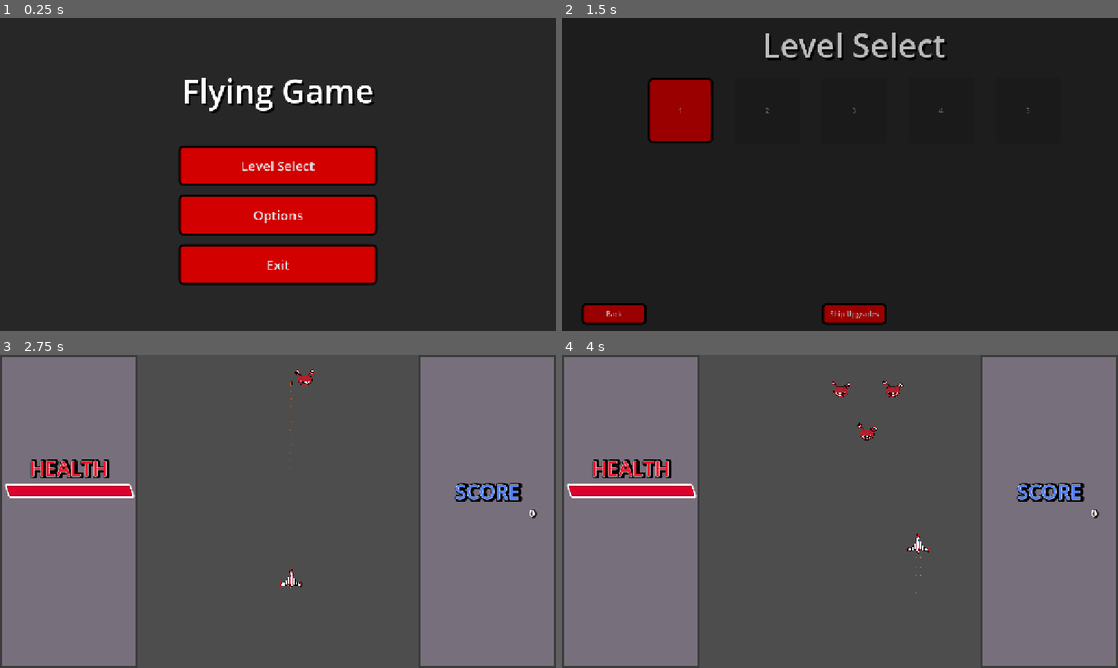
Above: before the commit, frames 1-4 (two rows, left to right).
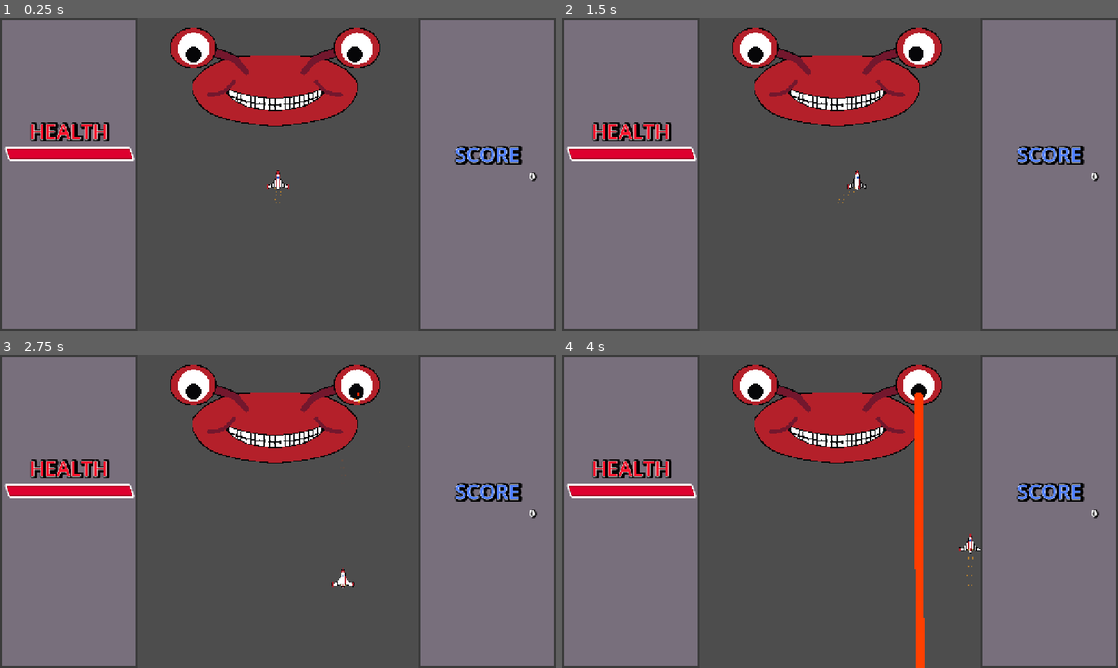
Above: after the commit, the same moments.

Repository: Mast177/FlyingGameRepo
Game: Godot game, scene res://Scenes/Levels/TestWorld.tscn
Same seed, same stepped clock (60 frames per second), same inputs: the game is played once before the commit and once after it. Before the commit the project starts from res://Scenes/Menus/main_menu.tscn.
Inputs (mouse positions are in pixels of both pictures, inside the frame that each line leads up to):
- Up to frame 1 (0.25 s): no input
- Up to frame 2 (1.5 s): click (840, 165) at 0.5 s, where only the run before the commit has a clickable "Level Select"; tap Enter at 1.25 s; hold D (Move_Right) from 1.28 s (still down); tap T at 1.35 s
- Up to frame 3 (2.75 s): release D (Move_Right) at 2.03 s; hold S (Move_Down) from 2.03 s (still down); tap Space (Shoot) at 2.1 s; tap T at 2.3 s
- Up to frame 4 (4 s): release S (Move_Down) at 2.78 s; hold D (Move_Right) 2.78-3.53 s; tap T at 2.85, 3.6 s; hold W (Move_Up) from 3.53 s (still down)

The runs differ from the first frame. In frame 1, 98% of the frame differs, in the area x 0-100%, y 0-100%; in frame 2, 99%; in frame 3, 7.7%; in frame 4, 8.9%.

Commit message:
Boss 1 Prototyping
Implemented a boss 1 prototype.
Includes:
- boss' eye tracking player position
- beam attack (particles, hit detection, line visual, sfx)

Diff:
--- /dev/null
+++ b/Assets/Scripts/EnemyScripts/eye_right.gd
@@ -0,0 +1,22 @@
+extends Sprite2D
+
+@export var rotation_speed := 0.2 	##The speed at which the enemy is allowed to rotate
+@export var rotation_time := 0.1	##The amount of time which the enemy must take to turn to the player
+
+
+@onready var player : CharacterBody2D
+@onready var enable_eye_rotate := true
+@export var eye_caster : RayCast2D
+
+
+func _ready() -> void:
+	player = get_tree().get_first_node_in_group("player")
+
+
+func _process(delta: float) -> void:
+	if  is_instance_valid(player) and enable_eye_rotate:
+		#smooth rotate to player
+		var player_pos = player.global_position
+		var direction = (player_pos - global_position)
+		var target_angle = direction.angle() - deg_to_rad(90)
+		rotation = lerp_angle(rotation, target_angle, (rotation_speed * delta) / rotation_time)
--- /dev/null
+++ b/Assets/Scripts/EnemyScripts/red_alien_boss.gd
@@ -0,0 +1,21 @@
+extends Node2D
+
+
+func _on_warning_timer_timeout() -> void:
+	$Body/EyeRight/RayCast2D.is_casting = true
+	$Body/EyeRight/LazerWarningParticles.emitting = false
+	$AudioStreamPlayer["parameters/switch_to_clip"] = "BeamFire"
+
+
+func _on_attack_timer_timeout() -> void:
+	print("timer activated")
+	if $Body/EyeRight/RayCast2D.is_casting:
+		#turn off eye lazers
+		$Body/EyeRight/RayCast2D.is_casting = false
+	else:
+		#start lazer attack (including warning time)
+		$WarningTimer.start()
+		$Body/EyeRight/LazerWarningParticles.emitting = true
+
+		$AudioStreamPlayer["parameters/switch_to_clip"] = "BeamCharge"
+		$AudioStreamPlayer.play()
--- a/Assets/Scripts/hurtbox.gd
+++ b/Assets/Scripts/hurtbox.gd
@@ -2,6 +2,7 @@
 extends Area2D
 
 #Note: Hurtbox is what takes damage designated by the colliding hitbox
+#Note: Hurtbox needs to detect a hitbox in order to work.
 
 @export var audio : AudioStreamPlayer2D
 @export var enable_friendly_fire : bool = false ## if enabled, this can take damage from other enemies
@@ -20,18 +21,25 @@
 		owner.take_damage(hitbox.damage)
 
 func _on_area_entered(hitbox: Hitbox) -> void:
+	print("hit")
 	#simple check. make sure that only hitboxes are aknowledged to prevent bugs
 	if hitbox == null or hitbox.owner == self.owner or \
 	(hitbox.owner.is_in_group("player_projectiles") and self.owner.is_in_group("player") or \
 	(hitbox.owner.is_in_group("enemy_projectiles") and self.owner.is_in_group("enemy"))):
+
+		#print("hitbox groups:" + str(hitbox.owner.get_groups()))
+		#print("hurtbox groups:" + str(self.owner.get_groups()))
 		return
 
 	if hitbox.is_in_group("Explosion"):
 		damage(hitbox)
+		#print("explode")
 		return
 
 	#check for friendly fire
 	if !enable_friendly_fire and (hitbox.owner.is_in_group("enemy") and self.owner.is_in_group("enemy")):
+		#print("friendly fire")
 		return
 	else:
+		#print("damage")
 		damage(hitbox)
--- a/Assets/Scripts/orange_projectile.gd
+++ b/Assets/Scripts/orange_projectile.gd
@@ -11,6 +11,7 @@
 var target := "enemy"
 
 func _ready() -> void:
+	print("projectile spawned")
 	global_position = spawnPos
 	global_rotation = spawnRot
 	await get_tree().process_frame
@@ -31,9 +32,11 @@
 #this allows for the projectile to specifically despawn when it detects the hitbox of an enemy
 func _on_hurtbox_area_entered(area: Area2D) -> void:
 	if area.owner.is_in_group(target):
-		#print("hit")
+		print("hit target")
 		$HitSFX.play()
 		explode()
+	else:
+		print("invalid target")
 
 #function that creates particle effects on the removal of the projectile
 func explode():
--- /dev/null
+++ b/Assets/Scripts/ray_cast_2d.gd
@@ -0,0 +1,111 @@
+extends RayCast2D
+
+@export var cast_speed := 7000.0
+@export var max_length := 2000.0
+@export var is_casting := false: set = set_is_casting
+@export var color := Color.WHITE: set = set_color
+@export var damage_cooldown := 1.0
+
+@export var eye : Sprite2D
+
+@export var growth_time := 0.5
+
+
+@onready var line_2d: Line2D = $Line2D
+@onready var line_width = line_2d.width
+@onready var damage_cooldown_timer = $Timer
+
+@onready var casting_particles : GPUParticles2D = $CastingParticles
+@onready var hitting_particles : GPUParticles2D = $HittingParticles
+
+
+var tween: Tween = null
+
+func _ready() -> void:
+	set_color(color)
+	set_is_casting(is_casting)
+	set_physics_process(is_casting)
+	target_position.x = 0.0
+	line_2d.visible = false
+	damage_cooldown_timer.wait_time = damage_cooldown
+
+
+
+
+func _physics_process(delta: float) -> void:
+	target_position.x = move_toward(
+		target_position.x,
+		max_length,
+		cast_speed * delta
+	)
+	var laser_end_position := target_position
+	#print(target_position)
+	force_raycast_update()
+	if is_colliding() and get_collider().is_in_group("Barrier") == false:
+		#print("laser hit")
+		var target = get_collider()
+		if target.has_method("take_damage") and damage_cooldown_timer.is_stopped():
+			#target.take_damage(1)
+			damage_cooldown_timer.start()
+		laser_end_position = to_local(get_collision_point())
+
+	hitting_particles.position = laser_end_position
+	hitting_particles.emitting = is_colliding()
+	line_2d.points[1] = laser_end_position
+
+
+func appear():
+	line_2d.points[1] = Vector2(0.0, 0.0)		#reset lazer line position
+	if tween and tween.is_running():
+		tween.kill()
+	tween = create_tween()
+	tween.tween_property(line_2d, "width", line_width, growth_time * 2.0).from(0.0)
+	line_2d.visible = true
+
+func disappear():
+	#line_2d.visible = false
+	if tween and tween.is_running():
+		tween.kill()
+	tween = create_tween()
+	tween.tween_property(line_2d, "width", 0.0, growth_time).from_current()
+	tween.tween_callback(line_2d.hide)
+	tween.tween_callback(toggle_rotate)
+	#line_2d.visible = false
+
+#turn casting on/off
+func set_is_casting(new_value: bool) -> void:
+	if is_casting == new_value:
+		return
+	is_casting = new_value
+	set_physics_process(is_casting)
+
+	if not line_2d:
+		return
+
+	if is_casting == false:
+		target_position.x = 0.0
+		disappear()
+		casting_particles.emitting = false
+		hitting_particles.emitting = false
+	else:
+		appear()
+		toggle_rotate()
+		casting_particles.emitting = true
+
+func set_color(new_color: Color) -> void:
+	color = new_color
+	if line_2d == null:
+		return
+	line_2d.modulate = new_color
+	casting_particles.modulate = new_color
+	hitting_particles.modulate = new_color
+
+
+func test():
+	print("test callback")
+
+func toggle_rotate():
+	if eye.enable_eye_rotate:
+		eye.enable_eye_rotate = false
+	else:
+		eye.enable_eye_rotate = true
--- /dev/null
+++ b/Scenes/Enemies/Bosses/red_alien_boss.tscn
@@ -0,0 +1,194 @@
+[gd_scene format=3 uid="uid://33vsk8qu668n"]
+
+[ext_resource type="Script" uid="uid://dysovhaxvl58y" path="res://Assets/Scripts/EnemyScripts/red_alien_boss.gd" id="1_r3dl2"]
+[ext_resource type="Texture2D" uid="uid://bq111ec5wdkp7" path="res://Assets/Sprites/Boss_1_Sheet.png" id="1_w1doj"]
+[ext_resource type="Script" uid="uid://drlys0vdbqhhi" path="res://Assets/Scripts/hurtbox.gd" id="2_r3dl2"]
+[ext_resource type="Texture2D" uid="uid://j3kagwb3s7ke" path="res://Assets/Sprites/Boss_1_Eye_Sheet.png" id="3_q2f75"]
+[ext_resource type="PackedScene" uid="uid://b3jmx2i1fkvkf" path="res://Scenes/Misc/ray_cast_2d.tscn" id="4_w1doj"]
+[ext_resource type="Script" uid="uid://d36n6ffj6ouyq" path="res://Assets/Scripts/EnemyScripts/eye_right.gd" id="5_q2f75"]
+[ext_resource type="Script" uid="uid://dwqumx64rw0pg" path="res://Assets/Scripts/hitbox.gd" id="5_w1doj"]
+[ext_resource type="AudioStream" uid="uid://bgaaydhdopxei" path="res://Assets/Audio/SFX/DSGNImpt_EXPLOSION-Nova Whiplash_HY_PC-002.wav" id="8_0pq35"]
+[ext_resource type="AudioStream" uid="uid://dsfr63qasbyod" path="res://Assets/Audio/SFX/DSGNSynth_CAST-Mecha Energy Movement_HY_PC-007.wav" id="8_ma517"]
+
+[sub_resource type="AtlasTexture" id="AtlasTexture_mu21o"]
+atlas = ExtResource("1_w1doj")
+region = Rect2(704, 0, 704, 352)
+
+[sub_resource type="AtlasTexture" id="AtlasTexture_05uuh"]
+atlas = ExtResource("1_w1doj")
+region = Rect2(3520, 0, 704, 352)
+
+[sub_resource type="AtlasTexture" id="AtlasTexture_i8ose"]
+atlas = ExtResource("1_w1doj")
+region = Rect2(2816, 0, 704, 352)
+
+[sub_resource type="AtlasTexture" id="AtlasTexture_58puv"]
+atlas = ExtResource("1_w1doj")
+region = Rect2(2112, 0, 704, 352)
+
+[sub_resource type="AtlasTexture" id="AtlasTexture_hwotg"]
+atlas = ExtResource("1_w1doj")
+region = Rect2(1408, 0, 704, 352)
+
+[sub_resource type="SpriteFrames" id="SpriteFrames_i4tbx"]
+animations = [{
+"frames": [{
+"duration": 1.0,
+"texture": SubResource("AtlasTexture_mu21o")
+}],
+"loop": true,
+"name": &"Idle",
+"speed": 5.0
+}, {
+"frames": [{
+"duration": 1.0,
+"texture": SubResource("AtlasTexture_05uuh")
+}, {
+"duration": 1.0,
+"texture": SubResource("AtlasTexture_i8ose")
+}, {
+"duration": 1.0,
+"texture": SubResource("AtlasTexture_58puv")
+}, {
+"duration": 1.0,
+"texture": SubResource("AtlasTexture_hwotg")
+}],
+"loop": true,
+"name": &"Laugh",
+"speed": 15.0
+}]
+
+[sub_resource type="CapsuleShape2D" id="CapsuleShape2D_kw3g3"]
+radius = 75.0
+height = 372.0
+
+[sub_resource type="CircleShape2D" id="CircleShape2D_vri3x"]
+radius = 49.244293
+
+[sub_resource type="Gradient" id="Gradient_0uny3"]
+offsets = PackedFloat32Array(0, 0.5495495, 1)
+colors = PackedColorArray(1, 0, 0, 1, 1, 1, 0, 0.39607844, 1, 1, 0, 0)
+
+[sub_resource type="GradientTexture1D" id="GradientTexture1D_pi2u6"]
+gradient = SubResource("Gradient_0uny3")
+
+[sub_resource type="Curve" id="Curve_q2f75"]
+_data = [Vector2(0, 1), 0.0, 0.0, 0, 0, Vector2(0.97580636, 0.509434), 0.0, 0.0, 0, 0]
+point_count = 2
+
+[sub_resource type="CurveTexture" id="CurveTexture_0pq35"]
+curve = SubResource("Curve_q2f75")
+
+[sub_resource type="ParticleProcessMaterial" id="ParticleProcessMaterial_q2f75"]
+lifetime_randomness = 0.5
+particle_flag_disable_z = true
+direction = Vector3(0, 1, 0)
+spread = 113.633
+initial_velocity_min = 100.0
+initial_velocity_max = 100.0
+gravity = Vector3(0, 0, 0)
+scale_min = 5.0
+scale_max = 7.0
+scale_curve = SubResource("CurveTexture_0pq35")
+color_ramp = SubResource("GradientTexture1D_pi2u6")
+
+[sub_resource type="AudioStreamInteractive" id="AudioStreamInteractive_mu21o"]
+clip_count = 2
+clip_0/name = &"BeamCharge"
+clip_0/stream = ExtResource("8_ma517")
+clip_0/auto_advance = 0
+clip_1/name = &"BeamFire"
+clip_1/stream = ExtResource("8_0pq35")
+clip_1/auto_advance = 0
+
+[node name="RedAlienBoss" type="Node2D" unique_id=1576168301 groups=["enemy"]]
+z_index = 100
+script = ExtResource("1_r3dl2")
+
+[node name="Body" type="AnimatedSprite2D" parent="." unique_id=1522052048]
+sprite_frames = SubResource("SpriteFrames_i4tbx")
+animation = &"Idle"
+
+[node name="BodyHurtbox" type="Area2D" parent="Body" unique_id=548683272]
+script = ExtResource("2_r3dl2")
+metadata/_custom_type_script = "uid://drlys0vdbqhhi"
+
+[node name="CollisionShape2D" type="CollisionShape2D" parent="Body/BodyHurtbox" unique_id=1920007993]
+rotation = 1.5707964
+shape = SubResource("CapsuleShape2D_kw3g3")
+
+[node name="EyeRight" type="Sprite2D" parent="Body" unique_id=379003093 node_paths=PackedStringArray("eye_caster")]
+position = Vector2(188, -88)
+texture = ExtResource("3_q2f75")
+script = ExtResource("5_q2f75")
+rotation_speed = 0.5
+eye_caster = NodePath("RayCast2D")
+
+[node name="EyeHitbox" type="Area2D" parent="Body/EyeRight" unique_id=1728562836 groups=["enemy"]]
+script = ExtResource("5_w1doj")
+metadata/_custom_type_script = "uid://dwqumx64rw0pg"
+
+[node name="CollisionShape2D" type="CollisionShape2D" parent="Body/EyeRight/EyeHitbox" unique_id=806853160]
+position = Vector2(1, -5)
+rotation = -0.83853096
+shape = SubResource("CircleShape2D_vri3x")
+
+[node name="RayCast2D" parent="Body/EyeRight" unique_id=1580728340 node_paths=PackedStringArray("eye") instance=ExtResource("4_w1doj")]
+position = Vector2(0, 20)
+rotation = 1.5707964
+target_position = Vector2(0, 0)
+cast_speed = 4000.0
+is_casting = false
+color = Color(1, 0.3529412, 0, 1)
+damage_cooldown = 0.25
+eye = NodePath("..")
+growth_time = 0.25
+
+[node name="LazerWarningParticles" type="GPUParticles2D" parent="Body/EyeRight" unique_id=1896304837]
+position = Vector2(0, 20)
+emitting = false
+lifetime = 0.5
+trail_sections = 2
+trail_section_subdivisions = 1
+process_material = SubResource("ParticleProcessMaterial_q2f75")
+
+[node name="EyeLeft" type="Sprite2D" parent="Body" unique_id=1993733540]
+position = Vector2(-188, -88)
+texture = ExtResource("3_q2f75")
+
+[node name="EyeHitbox" type="Area2D" parent="Body/EyeLeft" unique_id=604140629 groups=["enemy"]]
+script = ExtResource("5_w1doj")
+metadata/_custom_type_script = "uid://dwqumx64rw0pg"
+
+[node name="CollisionShape2D" type="CollisionShape2D" parent="Body/EyeLeft/EyeHitbox" unique_id=1251125376]
+position = Vector2(-1, -5)
+rotation = -0.83853096
+shape = SubResource("CircleShape2D_vri3x")
+
+[node name="Hitbox" type="Area2D" parent="Body" unique_id=2058860675]
+position = Vector2(0, -1)
+script = ExtResource("5_w1doj")
+damage = 1
+metadata/_custom_type_script = "uid://dwqumx64rw0pg"
+
+[node name="CollisionShape2D" type="CollisionShape2D" parent="Body/Hitbox" unique_id=811173315]
+rotation = 1.5707964
+shape = SubResource("CapsuleShape2D_kw3g3")
+
+[node name="Camera2D" type="Camera2D" parent="." unique_id=2026446233]
+position = Vector2(0, 201)
+
+[node name="AttackTimer" type="Timer" parent="." unique_id=464728652]
+wait_time = 2.0
+autostart = true
+
+[node name="WarningTimer" type="Timer" parent="." unique_id=1194453795]
+wait_time = 0.5
+one_shot = true
+
+[node name="AudioStreamPlayer" type="AudioStreamPlayer" parent="." unique_id=903645203]
+stream = SubResource("AudioStreamInteractive_mu21o")
+bus = &"SFX"
+
+[connection signal="timeout" from="AttackTimer" to="." method="_on_attack_timer_timeout"]
+[connection signal="timeout" from="WarningTimer" to="." method="_on_warning_timer_timeout"]
--- a/Scenes/Levels/TestWorld.tscn
+++ b/Scenes/Levels/TestWorld.tscn
@@ -2,22 +2,16 @@
 
 [ext_resource type="Script" uid="uid://br8p0semvj353" path="res://Assets/Scripts/ManagerScripts/level_script.gd" id="1_rn6dn"]
 [ext_resource type="PackedScene" uid="uid://csag2ngl4aptr" path="res://Scenes/Misc/ui.tscn" id="2_0gujh"]
-[ext_resource type="Script" uid="uid://cptt18nuftc2p" path="res://Assets/Scripts/ResourceScripts/wave_resource.gd" id="3_crfra"]
-[ext_resource type="PackedScene" uid="uid://dm81kmusre1gt" path="res://Scenes/Misc/enemy_wave_spawner.tscn" id="3_tccis"]
 [ext_resource type="PackedScene" uid="uid://bqgqxegjy55wu" path="res://Scenes/Misc/kill_box.tscn" id="4_0u1o3"]
-[ext_resource type="Resource" uid="uid://litrjhmkcps6" path="res://Resources/Waves/test_wave_1.tres" id="4_rn6dn"]
+[ext_resource type="PackedScene" uid="uid://33vsk8qu668n" path="res://Scenes/Enemies/Bosses/red_alien_boss.tscn" id="7_5dudv"]
 
 [node name="Node2D" type="Node2D" unique_id=90497424 groups=["main"]]
 script = ExtResource("1_rn6dn")
 
 [node name="UI" parent="." unique_id=1940279875 instance=ExtResource("2_0gujh")]
 
-[node name="EnemyWaveSpawner" parent="." unique_id=793746991 instance=ExtResource("3_tccis")]
-position = Vector2(643, -24)
-waves = Array[ExtResource("3_crfra")]([ExtResource("4_rn6dn")])
-wave_cooldown = 5.0
-spawn_interval = 1.0
-SPAWN_BEHAVIOR = "Spawn One"
-
 [node name="KillBox" parent="." unique_id=2014912643 instance=ExtResource("4_0u1o3")]
 position = Vector2(641, 850)
+
+[node name="RedAlienBoss" parent="." unique_id=1576168301 instance=ExtResource("7_5dudv")]
+position = Vector2(633, 162)
--- /dev/null
+++ b/Scenes/Misc/ray_cast_2d.tscn
@@ -0,0 +1,79 @@
+[gd_scene format=3 uid="uid://b3jmx2i1fkvkf"]
+
+[ext_resource type="Script" uid="uid://d1h2hn5xso5rr" path="res://Assets/Scripts/ray_cast_2d.gd" id="1_20rop"]
+
+[sub_resource type="Gradient" id="Gradient_20rop"]
+colors = PackedColorArray(1.3483839, 0.6232826, 0.61284953, 1, 1, 1, 0, 1)
+
+[sub_resource type="Gradient" id="Gradient_0uny3"]
+offsets = PackedFloat32Array(0, 0.5495495, 1)
+colors = PackedColorArray(1, 0, 0, 1, 1, 1, 0, 0.39607844, 1, 1, 0, 0)
+
+[sub_resource type="GradientTexture1D" id="GradientTexture1D_pi2u6"]
+gradient = SubResource("Gradient_0uny3")
+
+[sub_resource type="ParticleProcessMaterial" id="ParticleProcessMaterial_20rop"]
+lifetime_randomness = 0.5
+particle_flag_disable_z = true
+spread = 13.921
+initial_velocity_min = 100.0
+initial_velocity_max = 100.0
+gravity = Vector3(0, 0, 0)
+scale_max = 5.0
+color_ramp = SubResource("GradientTexture1D_pi2u6")
+
+[sub_resource type="ParticleProcessMaterial" id="ParticleProcessMaterial_0uny3"]
+lifetime_randomness = 0.5
+particle_flag_disable_z = true
+spread = 59.245
+initial_velocity_min = 100.0
+initial_velocity_max = 100.0
+gravity = Vector3(0, 0, 0)
+scale_min = 3.0
+scale_max = 10.0
+color_ramp = SubResource("GradientTexture1D_pi2u6")
+
+[node name="RayCast2D" type="RayCast2D" unique_id=1580728340]
+z_index = 100
+scale = Vector2(5, 10)
+target_position = Vector2(100, 0)
+script = ExtResource("1_20rop")
+max_length = 500.0
+is_casting = true
+color = Color(1, 0, 0, 1)
+growth_time = 1.0
+
+[node name="Line2D" type="Line2D" parent="." unique_id=457370558]
+modulate = Color(1, 0, 0, 1)
+points = PackedVector2Array(0, 0, 100, 0)
+width = 2.0
+default_color = Color(1, 0, 0, 1)
+gradient = SubResource("Gradient_20rop")
+joint_mode = 2
+begin_cap_mode = 2
+end_cap_mode = 2
+
+[node name="Timer" type="Timer" parent="." unique_id=599323573]
+one_shot = true
+
+[node name="CastingParticles" type="GPUParticles2D" parent="." unique_id=588220361]
+modulate = Color(1, 0, 0, 1)
+scale = Vector2(0.99999994, 0.99999994)
+emitting = false
+lifetime = 0.3
+trail_enabled = true
+trail_sections = 2
+trail_section_subdivisions = 1
+process_material = SubResource("ParticleProcessMaterial_20rop")
+
+[node name="HittingParticles" type="GPUParticles2D" parent="." unique_id=396722192]
+modulate = Color(0, 0, 1, 1)
+z_index = 100
+position = Vector2(100.4, 0)
+rotation = 3.1415927
+scale = Vector2(0.99999994, 0.99999994)
+emitting = false
+lifetime = 0.1
+trail_sections = 2
+trail_section_subdivisions = 1
+process_material = SubResource("ParticleProcessMaterial_0uny3")
--- a/Scenes/Misc/ui.tscn
+++ b/Scenes/Misc/ui.tscn
@@ -119,6 +119,7 @@
 anchor_mode = 0
 
 [node name="PlayerFighter" parent="." unique_id=470294074 instance=ExtResource("1_ss2b2")]
+z_index = -10
 position = Vector2(640, 374)
 
 [node name="Control" type="Control" parent="." unique_id=371201411]
@@ -144,7 +145,7 @@
 size_flags_horizontal = 3
 theme_override_styles/panel = SubResource("StyleBoxFlat_6ga7j")
 
-[node name="BoundingBoxLeft" type="StaticBody2D" parent="Control/HBoxContainer/Panel" unique_id=1780642501 groups=["Edge"]]
+[node name="BoundingBoxLeft" type="StaticBody2D" parent="Control/HBoxContainer/Panel" unique_id=1780642501 groups=["Barrier", "Edge"]]
 
 [node name="CollisionShape2D" type="CollisionShape2D" parent="Control/HBoxContainer/Panel/BoundingBoxLeft" unique_id=974712071]
 visible = false
@@ -252,7 +253,7 @@
 size_flags_horizontal = 3
 theme_override_styles/panel = SubResource("StyleBoxFlat_v2t3p")
 
-[node name="BoundingBoxRight" type="StaticBody2D" parent="Control/HBoxContainer/Panel4" unique_id=1633864038 groups=["Edge"]]
+[node name="BoundingBoxRight" type="StaticBody2D" parent="Control/HBoxContainer/Panel4" unique_id=1633864038 groups=["Barrier", "Edge"]]
 
 [node name="CollisionShape2D" type="CollisionShape2D" parent="Control/HBoxContainer/Panel4/BoundingBoxRight" unique_id=894574127]
 visible = false
@@ -283,7 +284,7 @@
 label_settings = SubResource("LabelSettings_wxe7p")
 horizontal_alignment = 2
 
-[node name="BoundingBoxTop" type="StaticBody2D" parent="Control" unique_id=2047990062]
+[node name="BoundingBoxTop" type="StaticBody2D" parent="Control" unique_id=2047990062 groups=["Barrier"]]
 position = Vector2(525, -57)
 scale = Vector2(1.48, 1)
 
@@ -291,7 +292,7 @@
 position = Vector2(50, 16)
 shape = SubResource("RectangleShape2D_q3jy2")
 
-[node name="BoundingBoxBottom" type="StaticBody2D" parent="Control" unique_id=1567795344]
+[node name="BoundingBoxBottom" type="StaticBody2D" parent="Control" unique_id=1567795344 groups=["Barrier"]]
 position = Vector2(531, 743)
 scale = Vector2(1.72, 1)
 
--- a/Scenes/player_fighter.tscn
+++ b/Scenes/player_fighter.tscn
@@ -605,9 +605,10 @@
 "speed": 10.0
 }]
 
-[sub_resource type="CapsuleShape2D" id="CapsuleShape2D_afubs"]
-radius = 5.0
-height = 24.0
+[sub_resource type="CircleShape2D" id="CircleShape2D_7veex"]
+radius = 13.0
+
+[sub_resource type="CircleShape2D" id="CircleShape2D_e86t1"]
 
 [sub_resource type="AudioStreamInteractive" id="AudioStreamInteractive_6sek4"]
 clip_count = 5
@@ -686,14 +687,14 @@
 
 [node name="CollisionShape2D" type="CollisionShape2D" parent="Hitbox" unique_id=2022152691]
 position = Vector2(0, 4)
-shape = SubResource("CapsuleShape2D_afubs")
+shape = SubResource("CircleShape2D_7veex")
 
 [node name="Hurtbox" type="Area2D" parent="." unique_id=1298887278]
 position = Vector2(0, 4)
 script = ExtResource("3_0q0ov")
 
 [node name="CollisionShape2D" type="CollisionShape2D" parent="Hurtbox" unique_id=541083861]
-shape = SubResource("CapsuleShape2D_afubs")
+shape = SubResource("CircleShape2D_e86t1")
 
 [node name="ShootCooldownTimer" type="Timer" parent="." unique_id=165841477]
 wait_time = 0.097
@@ -703,6 +704,7 @@
 bus = &"SFX"
 
 [node name="CollisionShape2D" type="CollisionShape2D" parent="." unique_id=164653346]
+visible = false
 shape = SubResource("CircleShape2D_xt1ak")
 
 [node name="ShieldRegenTimer" type="Timer" parent="." unique_id=410071624]
--- a/project.godot
+++ b/project.godot
@@ -16,7 +16,7 @@
 [application]
 
 config/name="Flying Game"
-run/main_scene="res://Scenes/Menus/main_menu.tscn"
+run/main_scene="uid://bkcxmspqbaie4"
 config/features=PackedStringArray("4.6", "Forward Plus")
 config/icon="res://icon.svg"
 
@@ -50,6 +50,7 @@
 spawn_point="This group is assigned to any node which is classified as an enemy spawnpoint for the purpose of identifying where an enemy is supposed to spawn"
 enemy_projectiles="a group specifically for projectiles belonging to enemies"
 Explosion="This group is designated for Hitboxes which are explosions"
+Barrier="This group is used to designate static bodies which function as barriers for the game world for only the player. Enemies/projectiles may still pass through."
 
 [input]
 
Not shown, added: Assets/Scripts/EnemyScripts/eye_right.gd.uid
Not shown, added: Assets/Scripts/EnemyScripts/red_alien_boss.gd.uid
Not shown, added: Assets/Scripts/ray_cast_2d.gd.uid
Binary file added: Assets/Sprites/Boss_1.png
Not shown, added: Assets/Sprites/Boss_1.png.import
Binary file added: Assets/Sprites/Boss_1_Eye_Sheet.png
Not shown, added: Assets/Sprites/Boss_1_Eye_Sheet.png.import
Binary file added: Assets/Sprites/Boss_1_Sheet.png
Not shown, added: Assets/Sprites/Boss_1_Sheet.png.import
